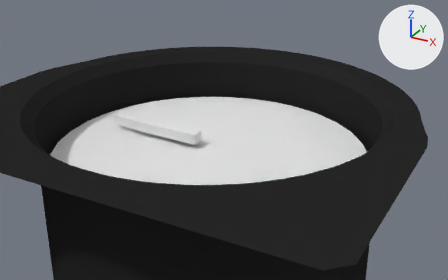
Before and after pictures for a commit that changed the Blender file Instruments/vsi/vsi.blend.
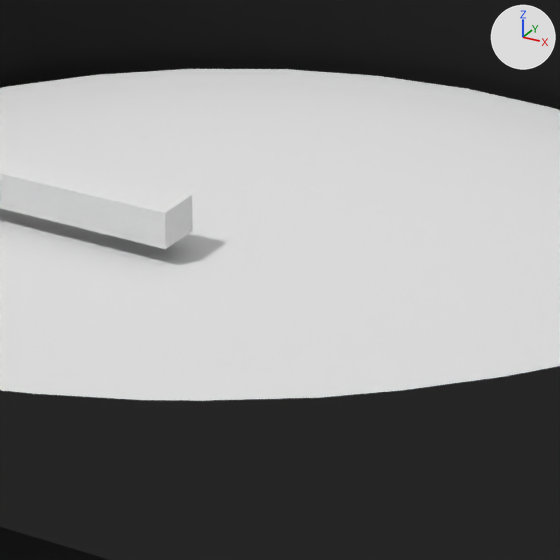
Old and new are each drawn from a camera (50 mm lens) standing at (0.0546, -0.0936, 0.0384) and looking at (0.0025, 0.0012, -0.0089) and again close up on the part from 34% to 67% of the width and 28% to 81% of the height. The lights are fixed; the arrows at upper right show +X, +Y and +Z.

The first close-up shows 'case', 'legend', 'needle'.
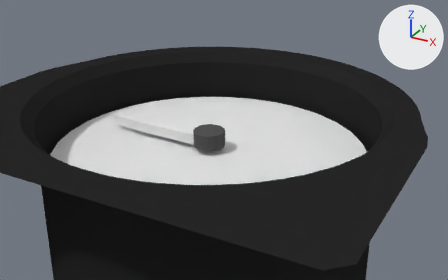
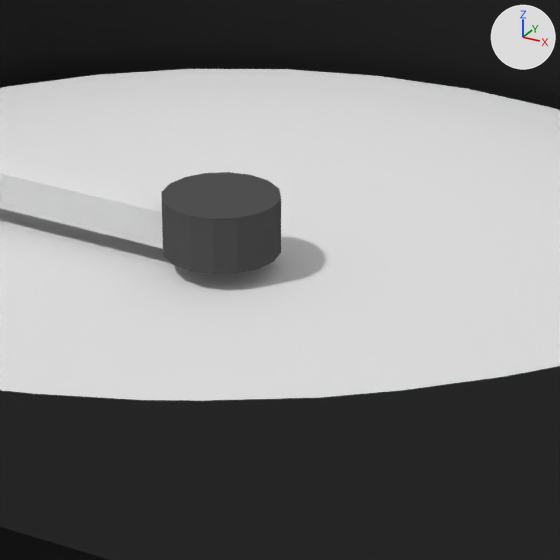
What differs and where, as boxes [x1, y1, x2, y2] in the close-ups (560 x 560 px):
'hub', added
    after: [161, 172, 281, 274]

The edits, one by one:
Material 'hub' (mat_hub) is new.
Its base color is (0.0871, 0.0871, 0.0871) (dark grey #535353).
Mesh me_hub is new.
It has 32 vertices, 17 faces and spans x -0.00303..0.00303, y -0.00303..0.00303, z -0.001..0.002.
It uses material mat_hub (dark grey #535353).
Object 'hub' (ob_hub) is new; it shows me_hub.
Its location is (0.0, 0.0, -0.009).
Its rotation in degrees is (0, 0, 180).
